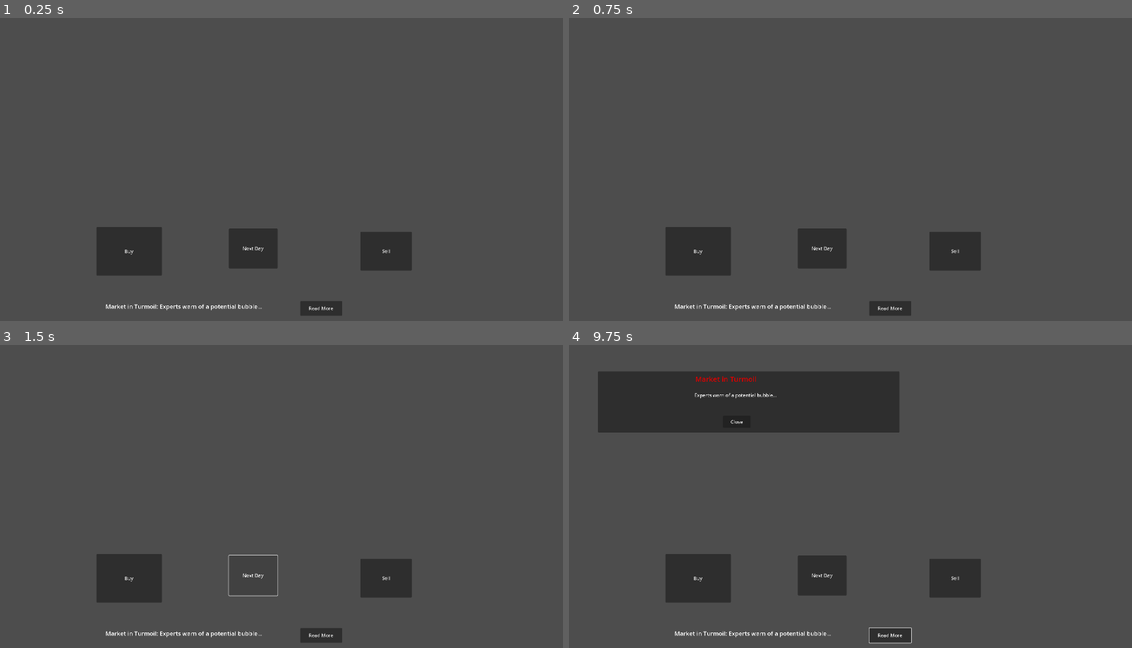
Above: before the commit, frames 1-4 (two rows, left to right).
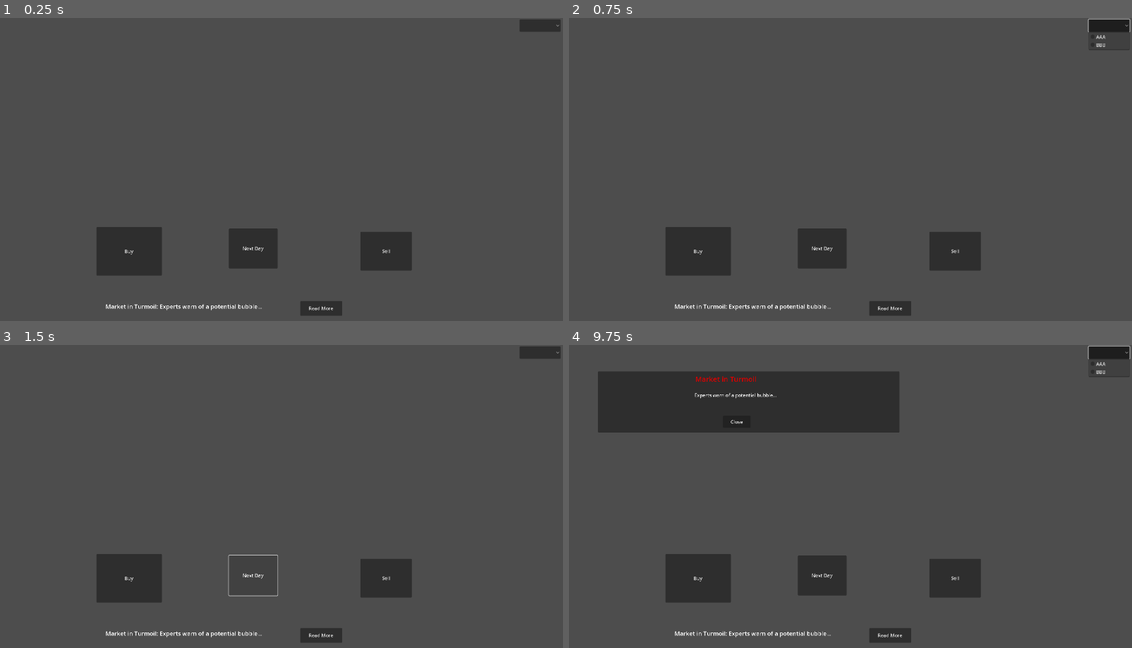
Above: after the commit, the same moments.

Repository: DanielNguyen-05/EcoBub
Game: Godot game, scene res://scenes/main.tscn
The game is run twice, just before and just after one commit, with the same random seed, the same clock (stepped at 60 frames per second) and the same inputs.
Inputs (mouse positions are in pixels of both pictures, inside the frame that each line leads up to):
- Up to frame 1 (0.25 s): no input
- Up to frame 2 (0.75 s): click (1109, 27) at 0.52 s
- Up to frame 3 (1.5 s): click "Next Day" at 1.25 s
- Up to frame 4 (9.75 s): click "Next Day" at 2 s; click "Sell" at 2.75 s; click "Buy" at 3.5 s; click (647, 360) at 4.27 s; type "12" at 4.35 s; click "Confirm" at 5 s; click "Read More" at 5.75 s; click "Sell" at 6.5 s; click "Buy" at 7.25 s; click "Confirm" at 8 s; click "Read More" at 8.75 s; click (1109, 354) at 9.52 s

The runs differ from the first frame. In frame 1, 0.3% of the frame differs, in the area x 92-100%, y 0-5%; in frame 2, 0.4%; in frame 3, 0.3%; in frame 4, 0.5%, in the area x 53-100%, y 0-99%.

Commit message:
implement buying (without player) system

Diff:
--- a/scenes/main.tscn
+++ b/scenes/main.tscn
@@ -33,6 +33,16 @@
 offset_bottom = 877.0
 text = "Buy"
 
+[node name="StockInfoDropdown" type="OptionButton" parent="ButtonGroup"]
+offset_left = 1772.0
+offset_top = 5.0
+offset_right = 1912.0
+offset_bottom = 47.0
+item_count = 2
+popup/item_0/text = "AAA"
+popup/item_1/text = "BBB"
+popup/item_1/id = 1
+
 [node name="NewsTickerLayer" type="CanvasLayer" parent="."]
 script = ExtResource("3_7kh45")
 
@@ -53,6 +63,8 @@
 
 [node name="NewsPopup" parent="." instance=ExtResource("4_vdd20")]
 
+[connection signal="buy_confirmed" from="BuyPopup" to="." method="_on_buy_popup_buy_confirmed"]
 [connection signal="pressed" from="ButtonGroup/Sell" to="." method="_on_sell_pressed"]
 [connection signal="pressed" from="ButtonGroup/Buy" to="." method="_on_buy_pressed"]
+[connection signal="item_selected" from="ButtonGroup/StockInfoDropdown" to="." method="_on_stock_info_dropdown_item_selected"]
 [connection signal="pressed" from="NewsTickerLayer/ReadMore" to="NewsTickerLayer" method="_on_read_more_pressed"]
--- a/scripts/MarketManager.gd
+++ b/scripts/MarketManager.gd
@@ -3,17 +3,22 @@
 # You can use this to access the singleton instance, for example: MarketManager.cash
 var cash = 1000.0
 
+var stock_list = [
+	{"name": "AAA", "initial_price": 10.0, "growth_rate": 0.2, "volatility": 0.5},
+	{"name": "BBB", "initial_price": 25.0, "growth_rate": 0.1, "volatility": 0.2},
+]
+
 @onready var buy_popup = get_node("BuyPopup")
-var selected_stock
+@onready var stock_info_dropdown = get_node("ButtonGroup/StockInfoDropdown")
+
+
+var selected_stock = null
 
 func _ready():
-	#buy_popup.hide()
-	#buy_popup.connect("buy_confirmed", _on_buy_confirmed)
+	# Spawn stock
+	for stock_data in stock_list:
+		spawn_stock_bubble(stock_data.name, stock_data.initial_price, stock_data.growth_rate, stock_data.volatility)
 	print("MarketManager ready!") # Just to confirm it's loaded
-
-func _on_buy_confirmed(quantity):
-	if selected_stock != null:
-		buy_stock(selected_stock, quantity)
 
 # --- Stock Management ---
 func spawn_stock_bubble(name, initial_price, growth_rate, volatility):
@@ -43,3 +48,15 @@
 func _on_sell_pressed() -> void:
 	print("Sell pressed")
 	pass # Replace with function body.
+
+
+func _on_stock_info_dropdown_item_selected(index: int) -> void:
+	selected_stock = index
+	pass # Replace with function body.
+
+
+func _on_buy_popup_buy_confirmed(quantity: Variant) -> void:
+	print(selected_stock, quantity)
+	if selected_stock != null:
+		buy_stock(selected_stock, quantity)
+	pass # Replace with function body.
